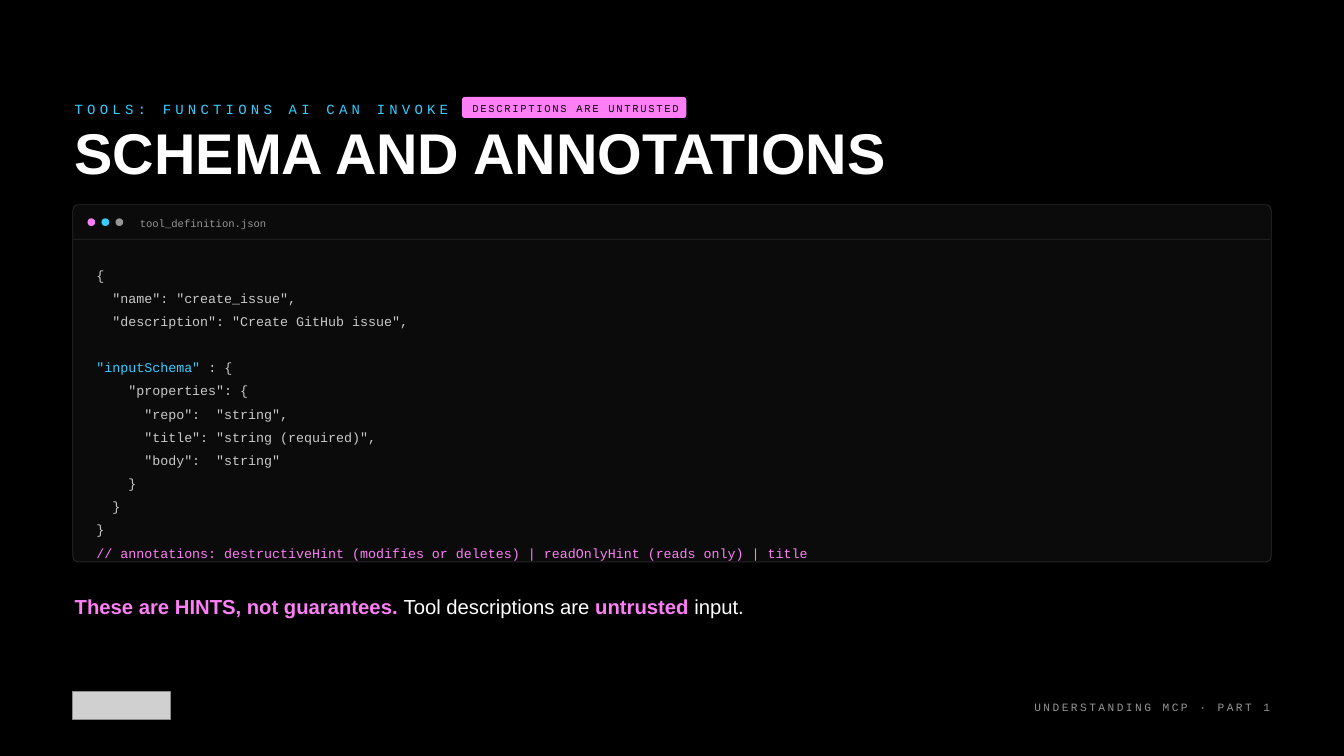
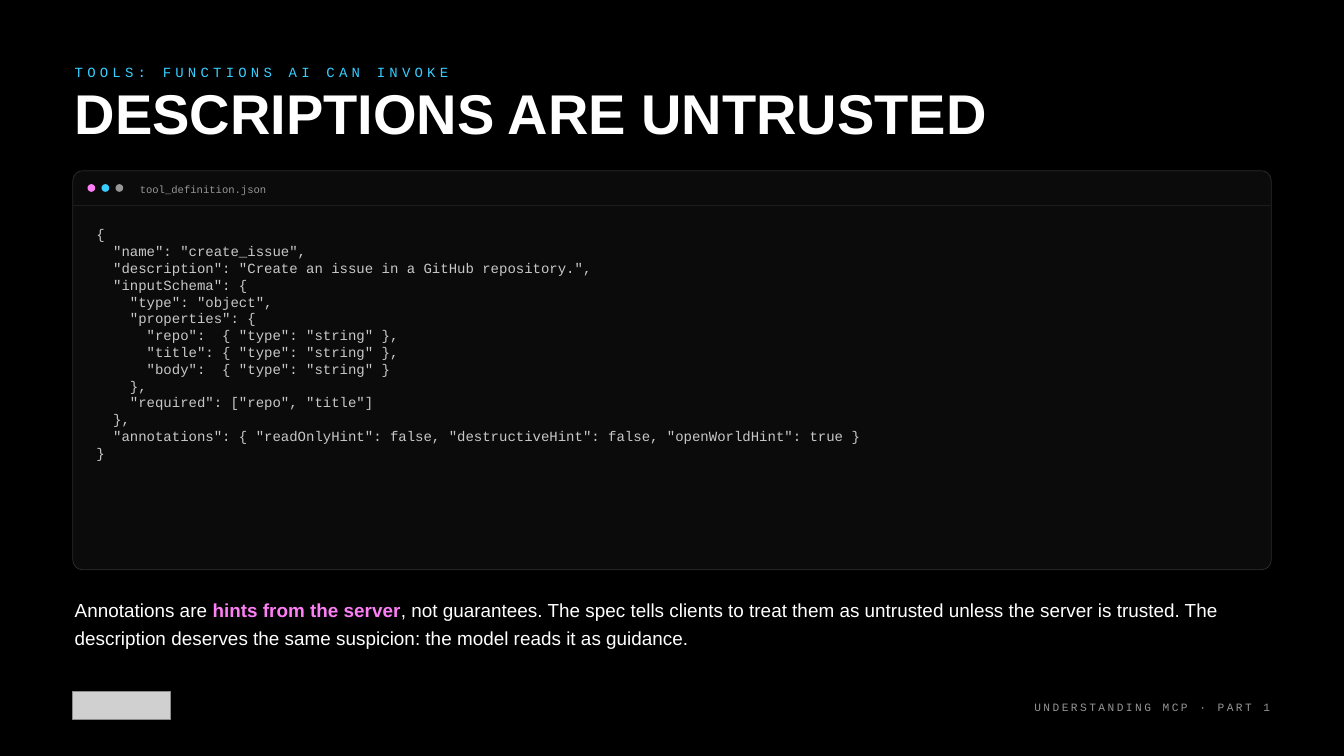
Before and after one commit to kkmookhey/training, a slide deck: slide 7 of blackhat-2026-adversarial-ai/M6-mcp-security/slides/Understanding MCP.pptx. Drawn at 1344x756 pixels with LibreOffice and Linux fonts; fonts in the diff are those of the drawing; grey boxes stand for pictures. Boxes give left, top, right and bottom in pixels: in the first picture for what was removed or moved away, otherwise in the second. Text is boxed around its words. In the diff, an @@ line names an element or a change of style, - is before the commit and + after.

```diff
--- a/blackhat-2026-adversarial-ai/M6-mcp-security/slides/Understanding MCP.pptx
+++ b/blackhat-2026-adversarial-ai/M6-mcp-security/slides/Understanding MCP.pptx
@@ text "TOOLS: FUNCTIONS AI CAN INVOKE": place and size @@
-text "TOOLS: FUNCTIONS AI CAN INVOKE" at (75, 104, 448, 114)
+text "TOOLS: FUNCTIONS AI CAN INVOKE" at (75, 67, 448, 77)
@@ text "DESCRIPTIONS ARE UNTRUSTED": place and size @@
-text "DESCRIPTIONS ARE UNTRUSTED" at (472, 105, 678, 112)
+text "DESCRIPTIONS ARE UNTRUSTED" at (75, 95, 986, 135)
@@ text "DESCRIPTIONS ARE UNTRUSTED" at (75, 95, 986, 135): size 11.2 to 60 pt, font Courier New to Arial, text colour #000000 to #FFFFFF, letter spacing 1.8 to 0 pt, bold on; line spacing 1 to 0.78 @@
@@ rounded rectangle removed at (462, 97, 687, 118) @@
@@ text removed at (75, 134, 885, 175) @@
-SCHEMA AND ANNOTATIONS
@@ rounded rectangle: place and size @@
-rounded rectangle at (73, 205, 1271, 562)
+rounded rectangle at (73, 171, 1271, 570)
@@ rounded rectangle at (73, 171, 1271, 570): proportions changed @@
@@ 3 ellipses, 1 rectangle: place and size @@
-3 ellipses, 1 rectangle at (73, 218, 1270, 240)
+3 ellipses, 1 rectangle at (73, 184, 1270, 206)
@@ text "tool_definition.json": place and size @@
-text "tool_definition.json" at (140, 220, 267, 229)
+text "tool_definition.json" at (140, 186, 267, 195)
@@ text "{": place and size @@
-text "{" at (96, 293, 808, 561)
+text "{" at (113, 246, 844, 444)
@@ text at (113, 263, 591, 310): text changed; size 14.2 to 15 pt @@
-"description": "Create GitHub issue",
-"inputSchema" : {
+"description": "Create an issue in a GitHub repository.",
+"inputSchema": {
+"type": "object",
@@ text at (113, 246, 306, 326): size 14.2 to 15 pt in "{", ""name": "create_issue",", ""properties": {", "}"; line spacing 1.46 to 1 @@
@@ text at (113, 330, 844, 444): text changed; size 14.2 to 15 pt @@
-"repo": "string",
-"title": "string (required)",
-"body": "string"
+"repo": { "type": "string" },
+"title": { "type": "string" },
+"body": { "type": "string" }
+},
+"required": ["repo", "title"]
+},
+"annotations": { "readOnlyHint": false, "destructiveHint": false, "openWorldHint": true }
@@ text at (120, 548, 808, 561): paragraphs removed @@
-}
-}
-// annotations: destructiveHint (modifies or deletes) | readOnlyHint (reads only) | title
@@ text removed at (75, 599, 744, 619) @@
-These are HINTS, not guarantees. Tool descriptions are untrusted input.
@@ text added at (75, 603, 1218, 649), 20.2 pt, text #FFFFFF @@
+Annotations are hints from the server, not guarantees. The spec tells clients to treat them as untrusted unless the server is trusted. The description deserves the same suspicion: the model reads it as guidance.
```
Also in this commit, not shown: 4 other slides changed, 3 slides added, 3 slides removed, 33 other files.
